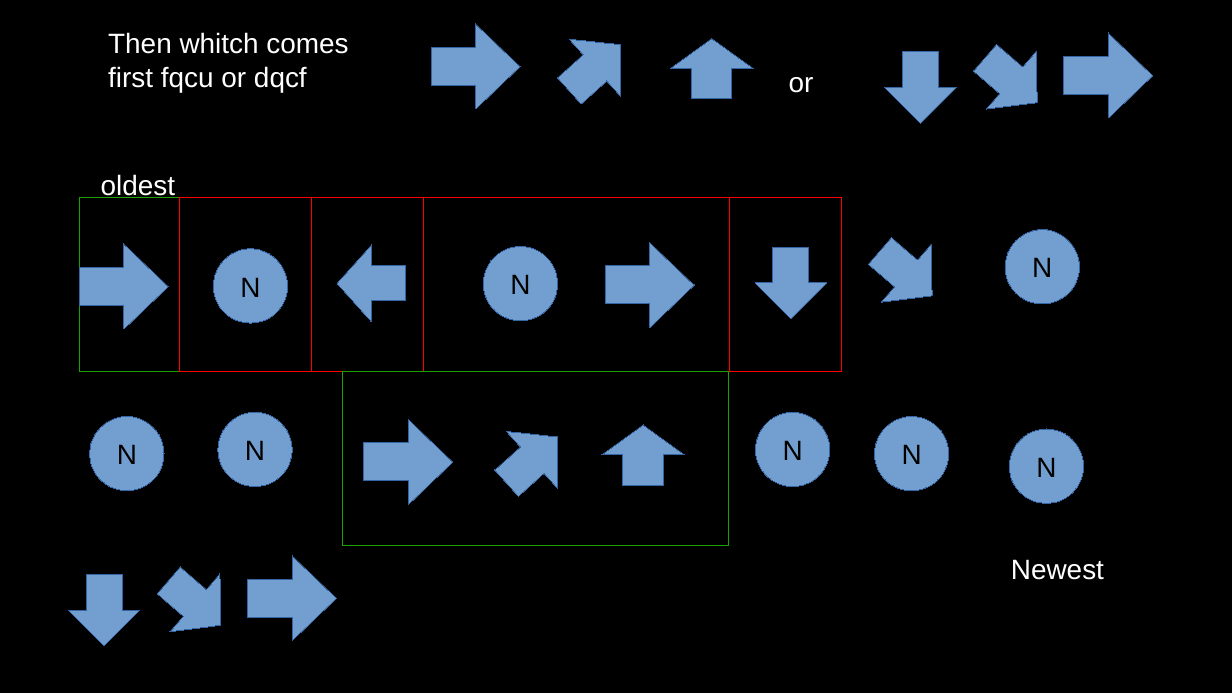
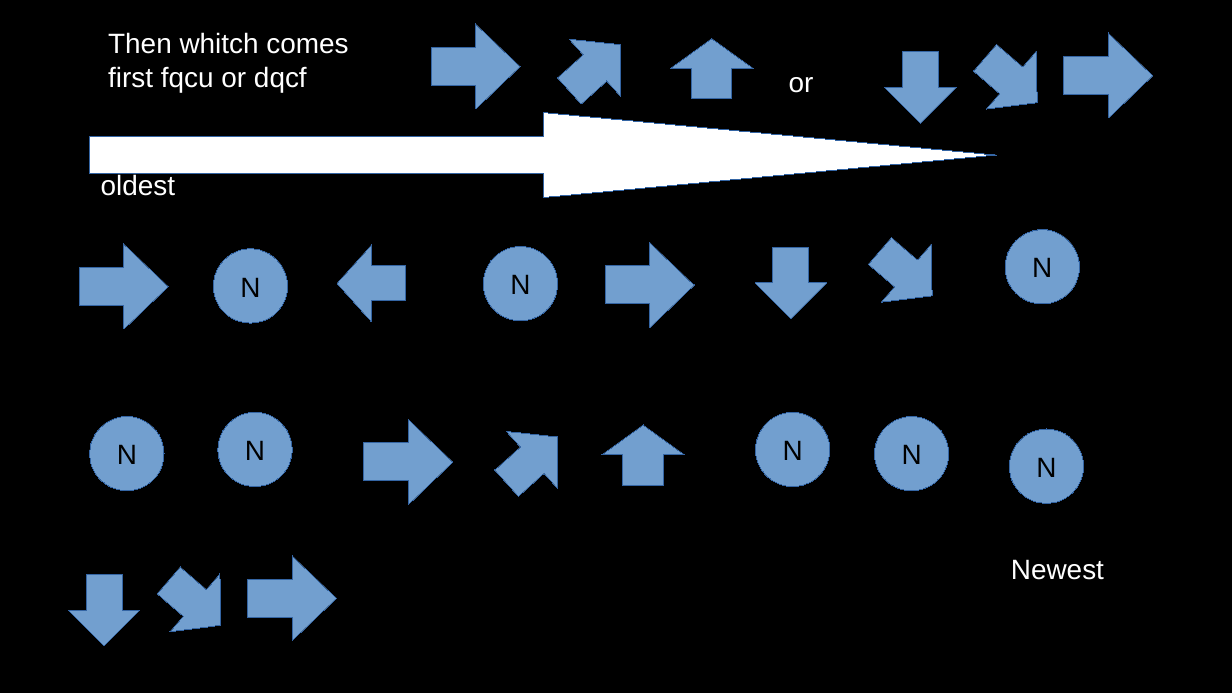
Before and after one commit to a-krum-of-bread-learns/fightvainia, a slide deck: slide 32 of world bulding game 1/draft video slides/input managemnt slides.odp (slide 19 before the commit). Drawn at 1232x693 pixels with LibreOffice and Linux fonts; fonts in the diff are those of the drawing. Boxes give left, top, right and bottom in pixels: in the first picture for what was removed or moved away, otherwise in the second. Text is boxed around its words. In the diff, an @@ line names an element or a change of style, - is before the commit and + after.

```diff
--- a/world bulding game 1/draft video slides/input managemnt slides.odp
+++ b/world bulding game 1/draft video slides/input managemnt slides.odp
@@ right arrow added at bbox=[89, 113, 996, 198], fill #FFFFFF, outline #3465A4 0 pt @@
@@ rectangle removed at bbox=[79, 198, 179, 372] @@
@@ rectangle removed at bbox=[179, 198, 424, 372] @@
@@ rectangle removed at bbox=[312, 198, 730, 372] @@
@@ rectangle removed at bbox=[424, 198, 842, 372] @@
@@ rectangle removed at bbox=[342, 372, 729, 547] @@
```
Also in this commit, not shown: 8 other slides changed, 21 slides added, 1 slide removed, 15 other files.
